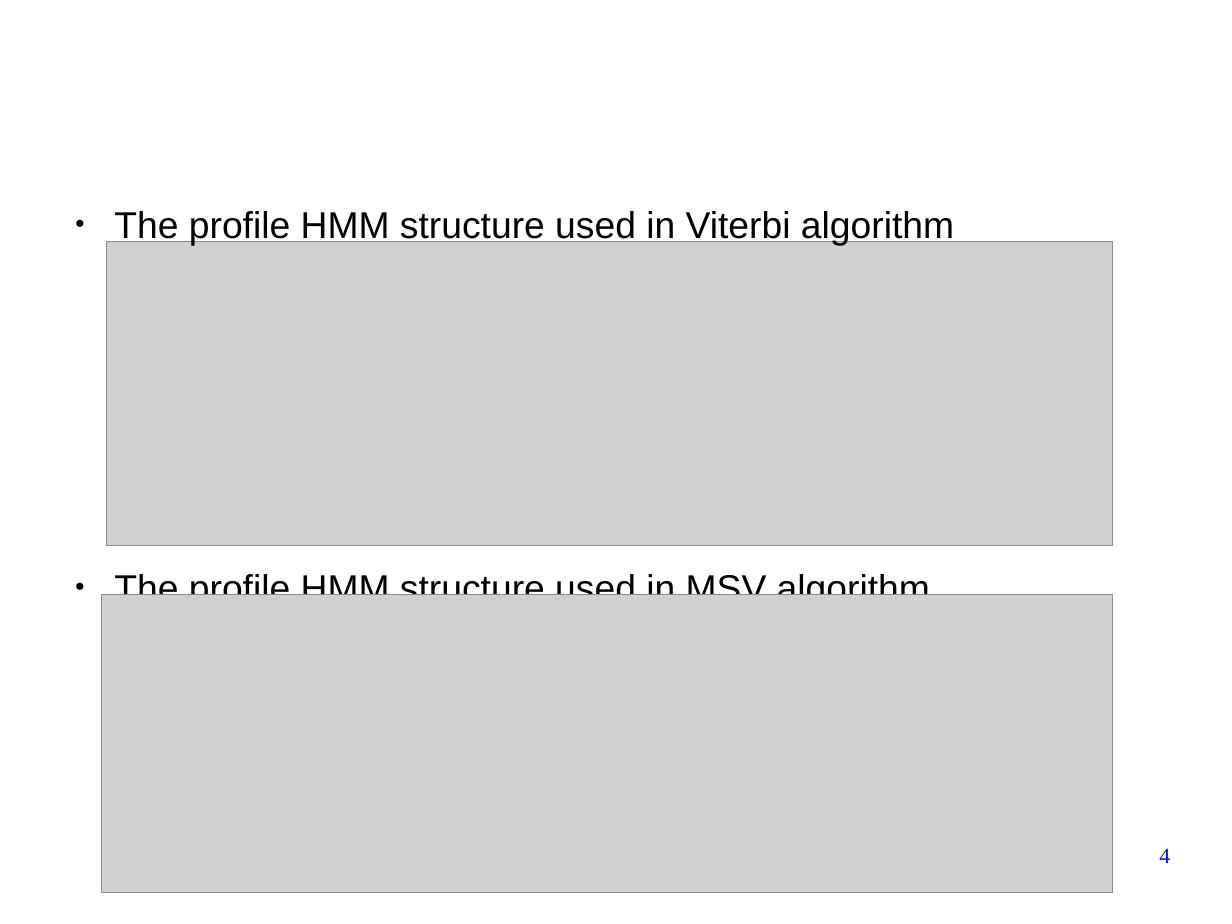
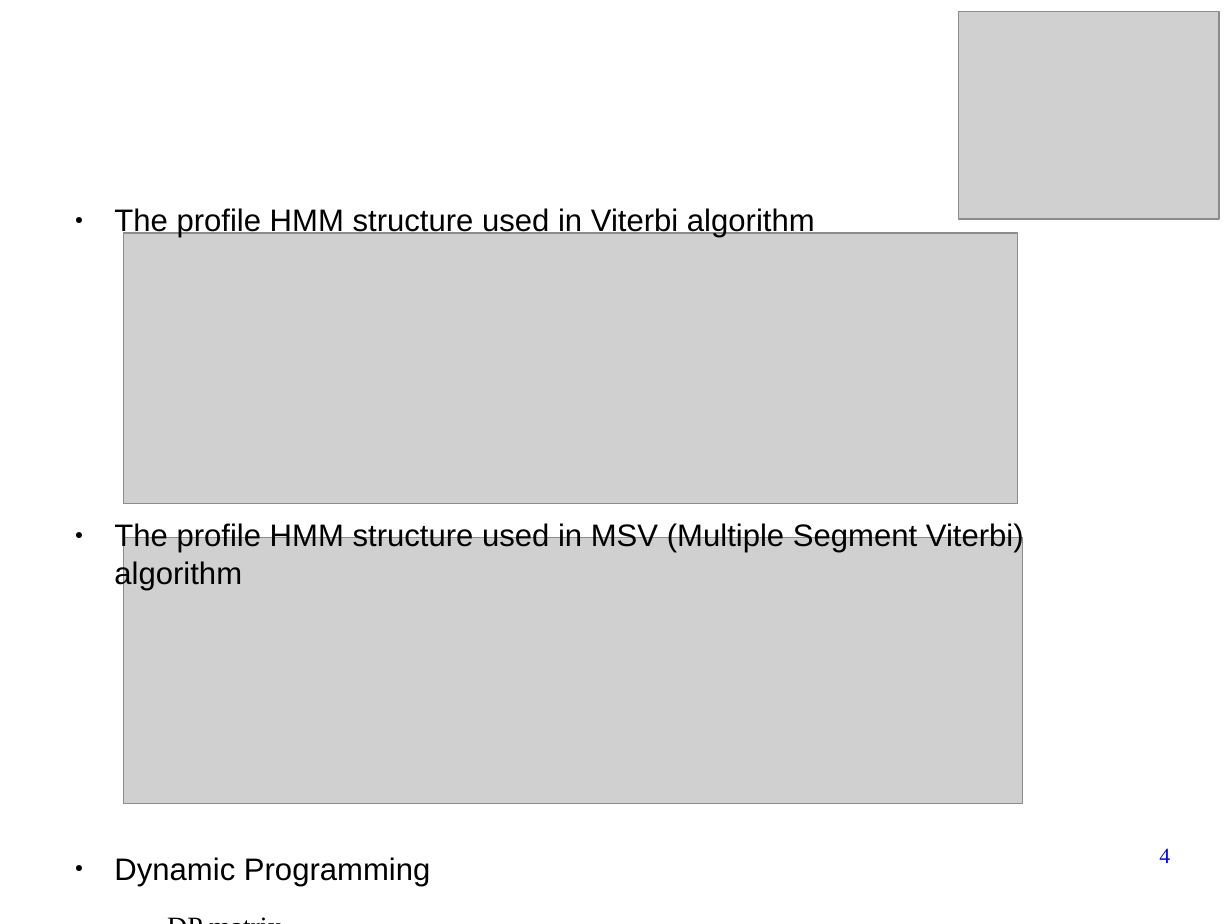
Before and after one commit to forestcheng/cudahmmsearch, a slide deck: slide 4 of thesis/thesisDefense.odp. Drawn at 1232x924 pixels with LibreOffice and Linux fonts; fonts in the diff are those of the drawing; grey boxes stand for pictures; background and template pictures are left out. Boxes give left, top, right and bottom in pixels: in the first picture for what was removed or moved away, otherwise in the second. Text is boxed around its words. In the diff, an @@ line names an element or a change of style, - is before the commit and + after.

```diff
--- a/thesis/thesisDefense.odp
+++ b/thesis/thesisDefense.odp
@@ picture added at (959, 11, 1220, 219) @@
@@ text at (114, 207, 815, 238): size 24 to 20 pt in "The profile HMM structure used in Viterbi ..." @@
@@ picture: place and size @@
-picture at (107, 241, 1113, 546)
+picture at (123, 234, 1017, 504)
@@ text at (114, 522, 1024, 886): text changed; size 24 to 20 pt @@
-● The profile HMM structure used in MSV algorithm
+● The profile HMM structure used in MSV (Multiple Segment Viterbi) algorithm
+● Dynamic Programming
+  − DP matrix
@@ picture: place and size @@
-picture at (102, 595, 1113, 893)
+picture at (123, 538, 1023, 804)
```
Also in this commit, not shown: 11 other slides changed, 1 slide removed.
